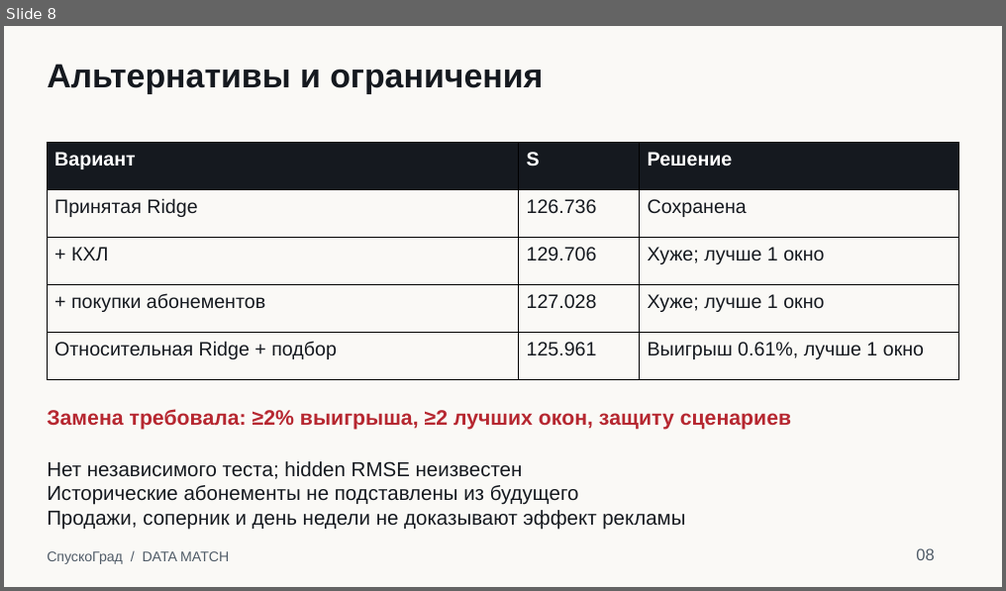
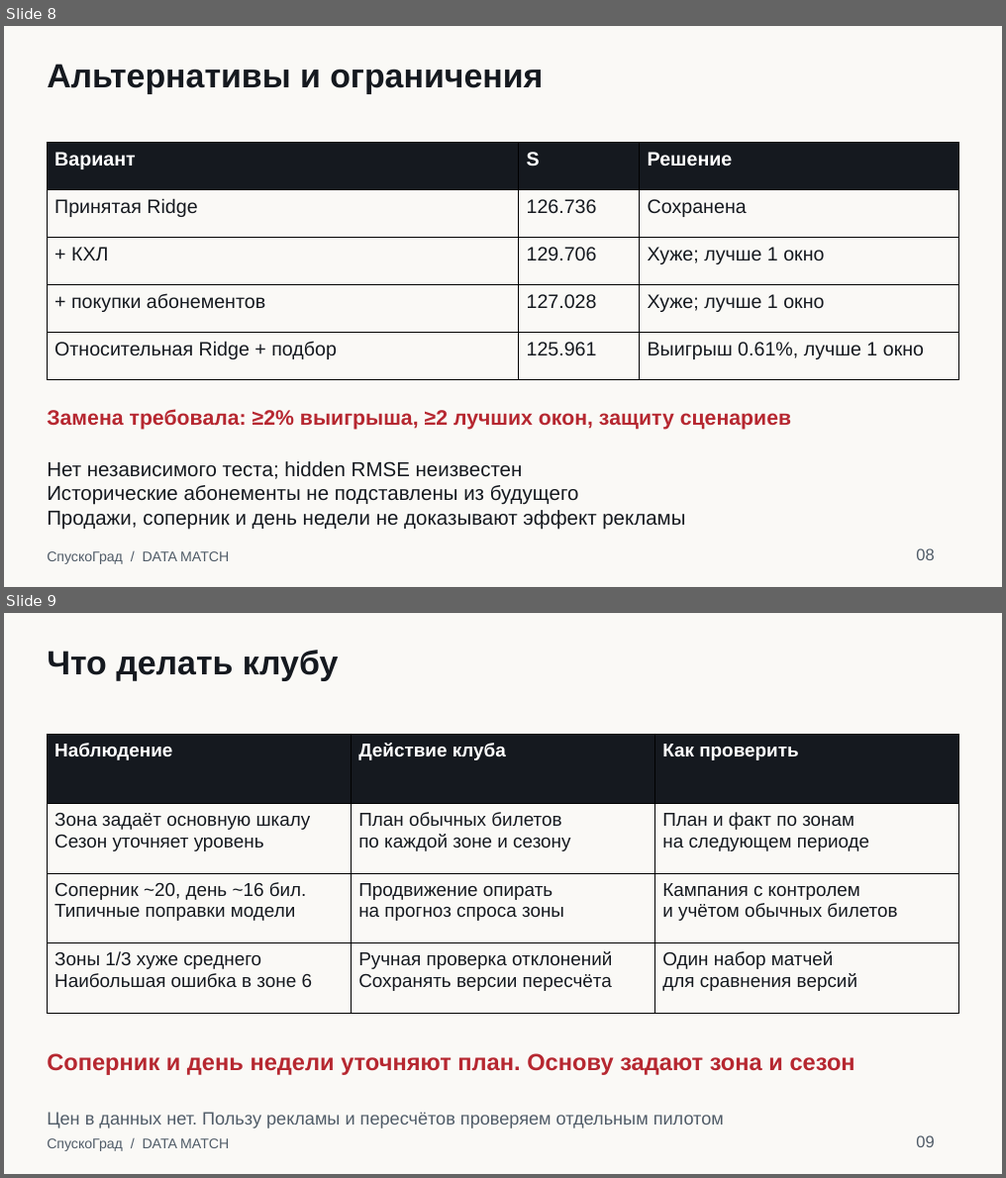
Before and after one commit to Mirr218/DATA-MATCH, a slide deck: outputs/submission/DATA_MATCH_SpuskoGrad.pptx. Shown one above the other, each under a label of ours: slide 8 before the commit, slides 8 and 9 after it. The pictures are 1006x591 and 1006x1178 pixels, drawn with LibreOffice and Linux fonts; fonts in the diff are those of the drawing. Boxes give left, top, right and bottom in pixels: in the first picture for what was removed or moved away, otherwise in the second. Text is boxed around its words. In the diff, an @@ line names an element or a change of style, - is before the commit and + after.

```diff
--- a/outputs/submission/DATA_MATCH_SpuskoGrad.pptx
+++ b/outputs/submission/DATA_MATCH_SpuskoGrad.pptx
@@ slide 9 added at <box>4,613,1002,1174</box>, background #FAF9F6 @@
@@ text added at <box>47,650,339,681</box>, 32.2 pt, text #15191F, bold @@
+Что делать клубу
@@ table added at <box>47,734,958,1013</box>, 4 rows, 3 columns @@
+Наблюдение | Действие клуба | Как проверить
+Зона задаёт основную шкалу / Сезон уточняет уровень | План обычных билетов / по каждой зоне и сезону | План и факт по зонам / на следующем периоде
+Соперник ~20, день ~16 бил. / Типичные поправки модели | Продвижение опирать / на прогноз спроса зоны | Кампания с контролем / и учётом обычных билетов
+Зоны 1/3 хуже среднего / Наибольшая ошибка в зоне 6 | Ручная проверка отклонений / Сохранять версии пересчёта | Один набор матчей / для сравнения версий
@@ text added at <box>47,1054,855,1075</box>, 22.5 pt, text #B62730, bold @@
+Соперник и день недели уточняют план. Основу задают зона и сезон
@@ text added at <box>47,1112,724,1129</box>, 17.2 pt, text #505C68 @@
+Цен в данных нет. Пользу рекламы и пересчётов проверяем отдельным пилотом
@@ text added at <box>47,1139,229,1152</box>, 13.5 pt, text #505C68 @@
+СпускоГрад / DATA MATCH
@@ text added at <box>916,1136,934,1148</box>, 15.8 pt, text #505C68 @@
+09
```
Also in this commit, not shown: 1 slide changed, 3 other slides added, 4 slides removed, 9 other files.
